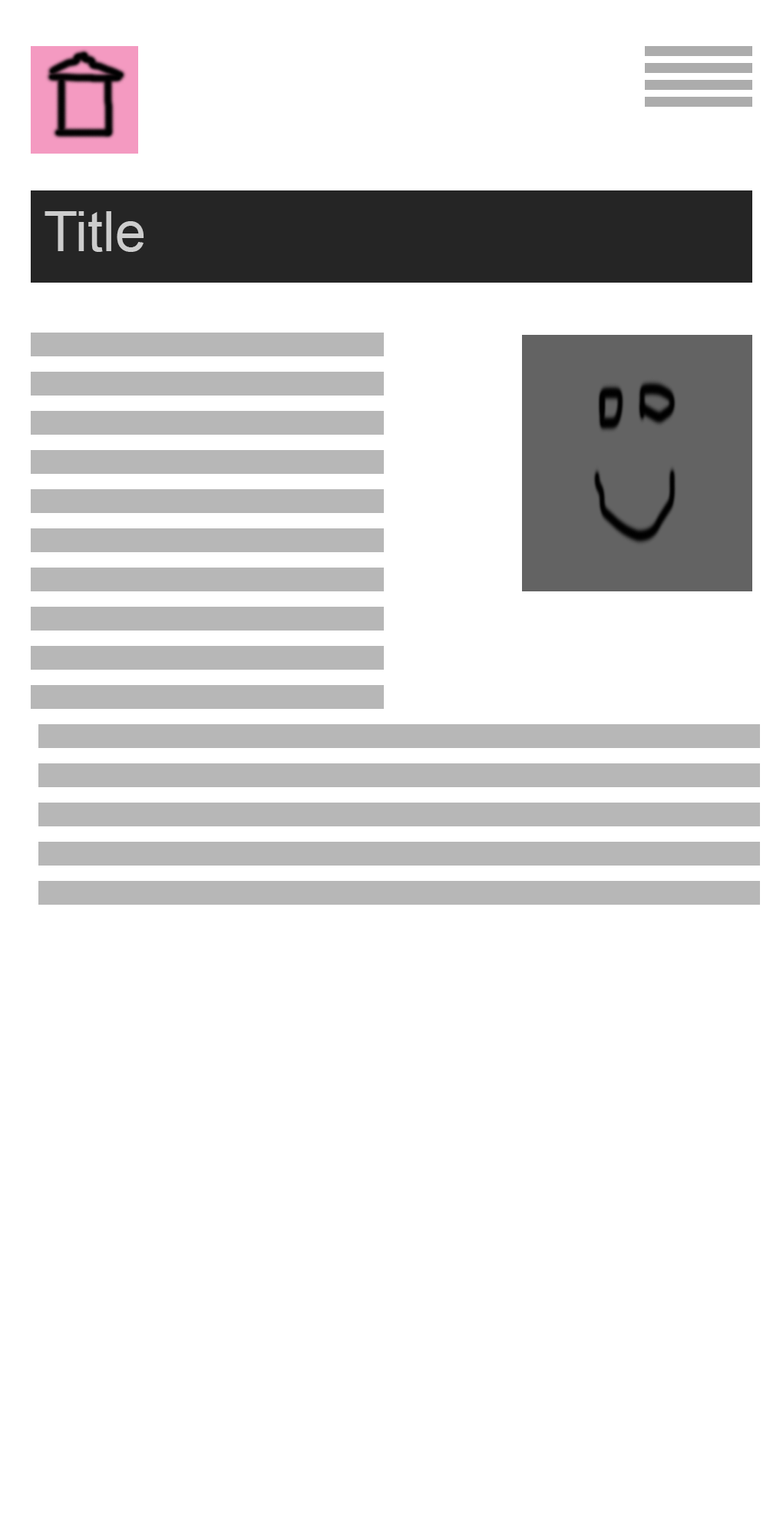
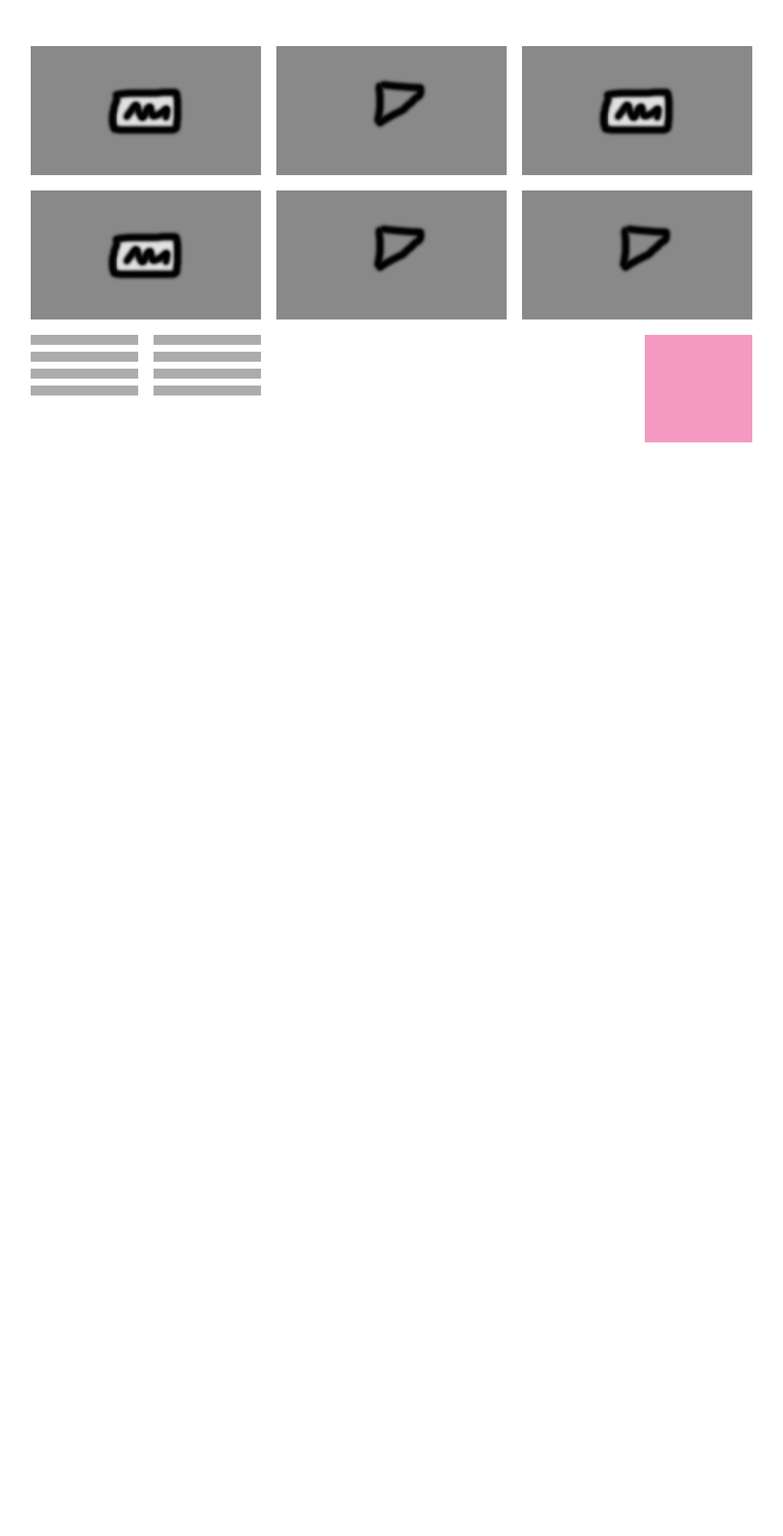
Layer changes from the first w=783, h=1536 image to the second:
hid group "blank-tamplate" (45 layers) over left=30, top=46, right=761, bottom=905
showed group "homepage" (39 layers) over left=30, top=46, right=753, bottom=443
